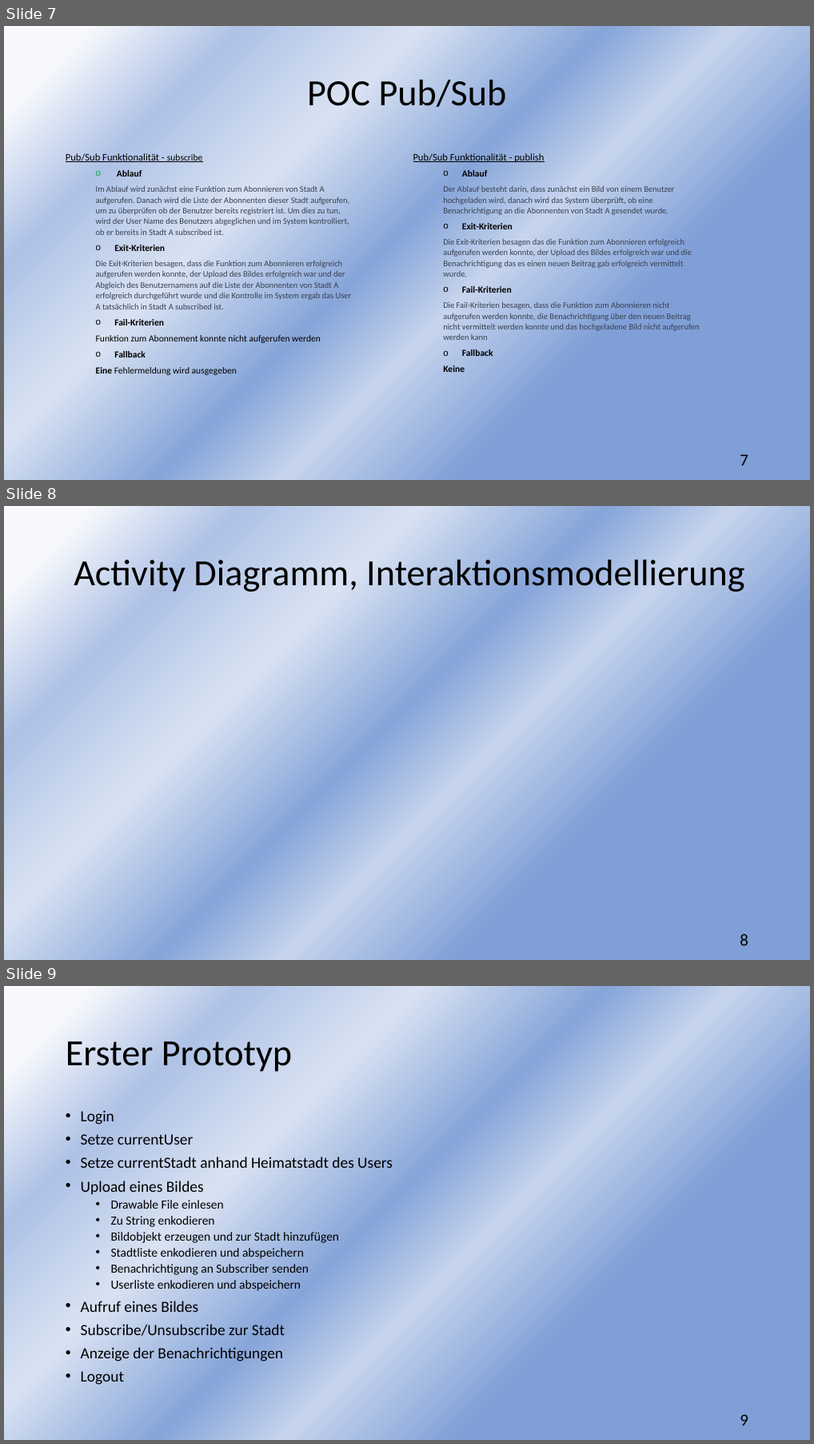
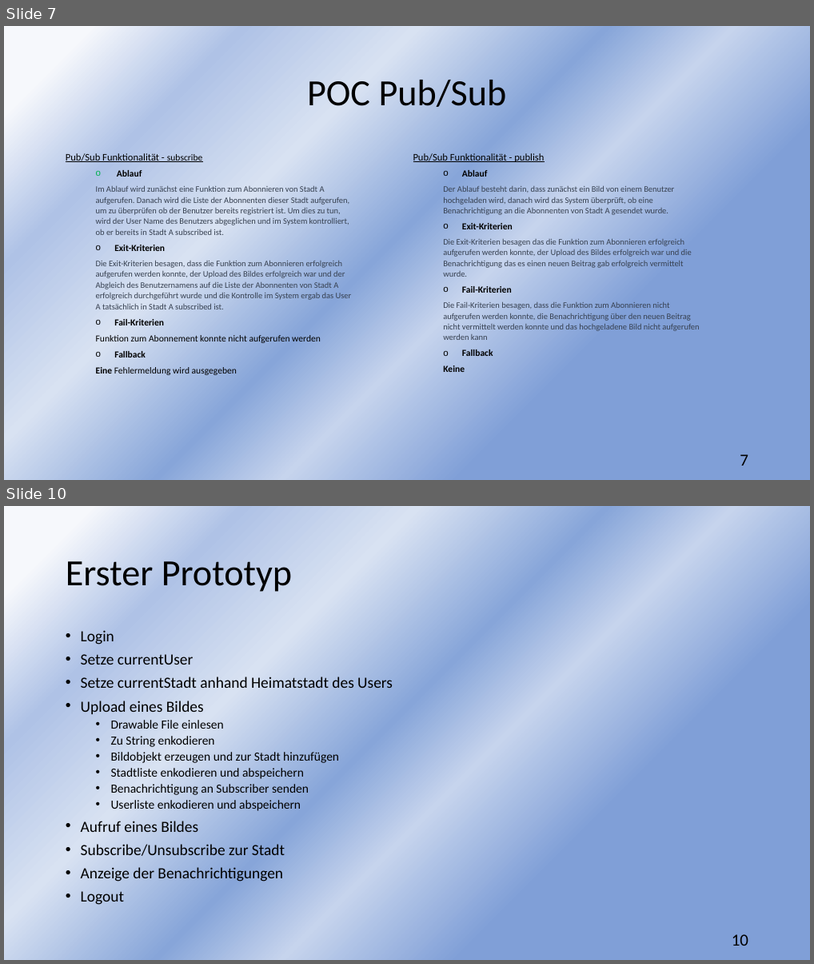
Before and after one commit to sebastiankoch10/EPWS2223HausenKochZimmer, a slide deck: Audits/EPWS2223HausenKochZimmer Audit 3.pptx. Shown one above the other, each under a label of ours: slides 7, 8 and 9 before the commit, slides 7 and 10 after it; the slides between them are not shown. The pictures are 814x1444 and 814x964 pixels, drawn with LibreOffice and Linux fonts; fonts in the diff are those of the drawing. Boxes give left, top, right and bottom in pixels: in the first picture for what was removed or moved away, otherwise in the second. Text is boxed around its words. In the diff, an @@ line names an element or a change of style, - is before the commit and + after.

```diff
--- a/Audits/EPWS2223HausenKochZimmer Audit 3.pptx
+++ b/Audits/EPWS2223HausenKochZimmer Audit 3.pptx
@@ slide 8 removed at (4, 506, 810, 960), background gradient #F6F8FC to #AFC2E6 to #D8E2F2 to #87A5D9 to #C6D4ED to #809FD7 @@
@@ title removed at (74, 555, 745, 592) @@
-Activity Diagramm, Interaktionsmodellierung
@@ page number removed at (740, 933, 749, 945) @@
-8
@@ what was slide 9 is now slide 10 @@
@@ page number at (732, 934, 749, 945): text changed @@
-9
+10
```
Also in this commit, not shown: 2 slides changed, 2 slides added.
